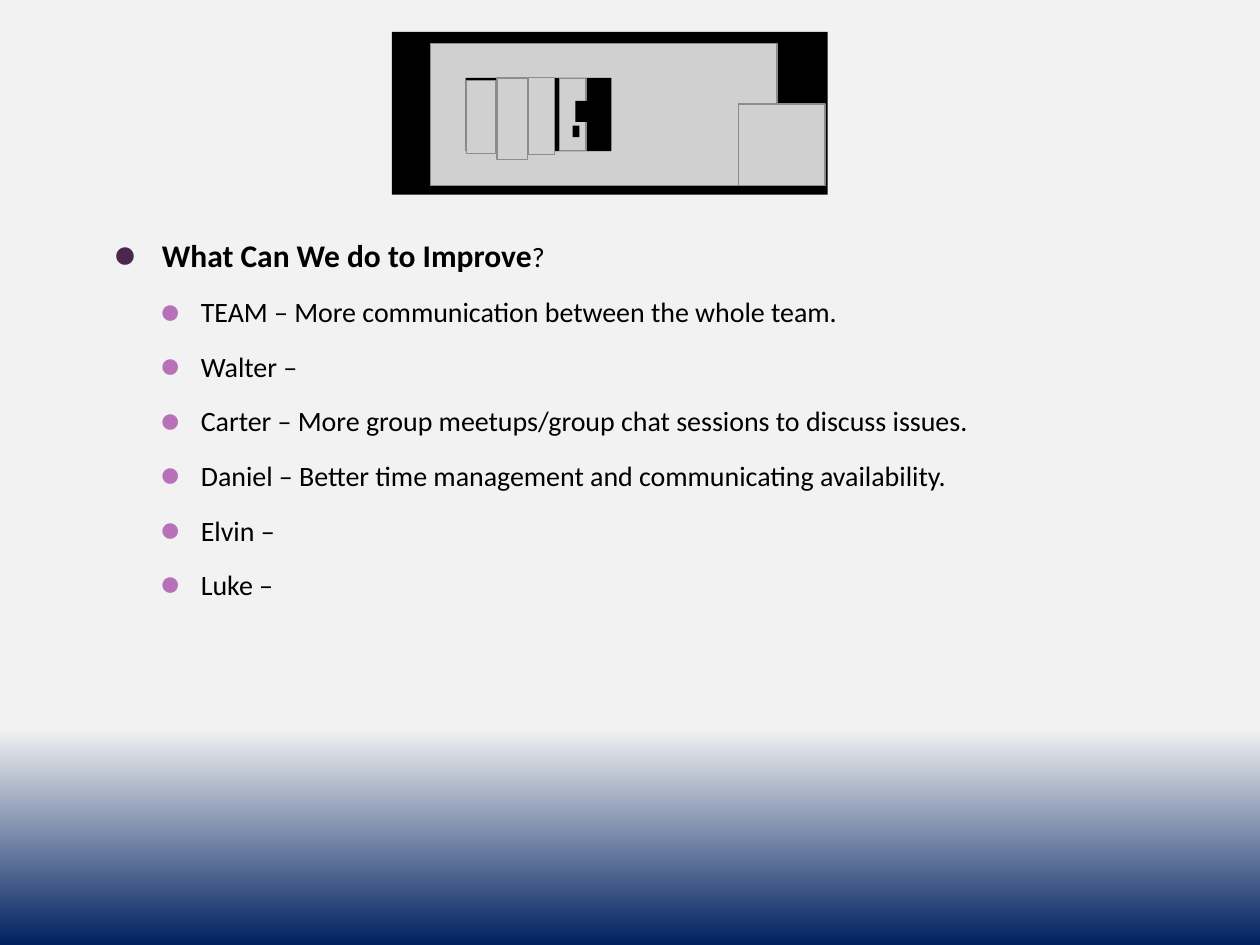
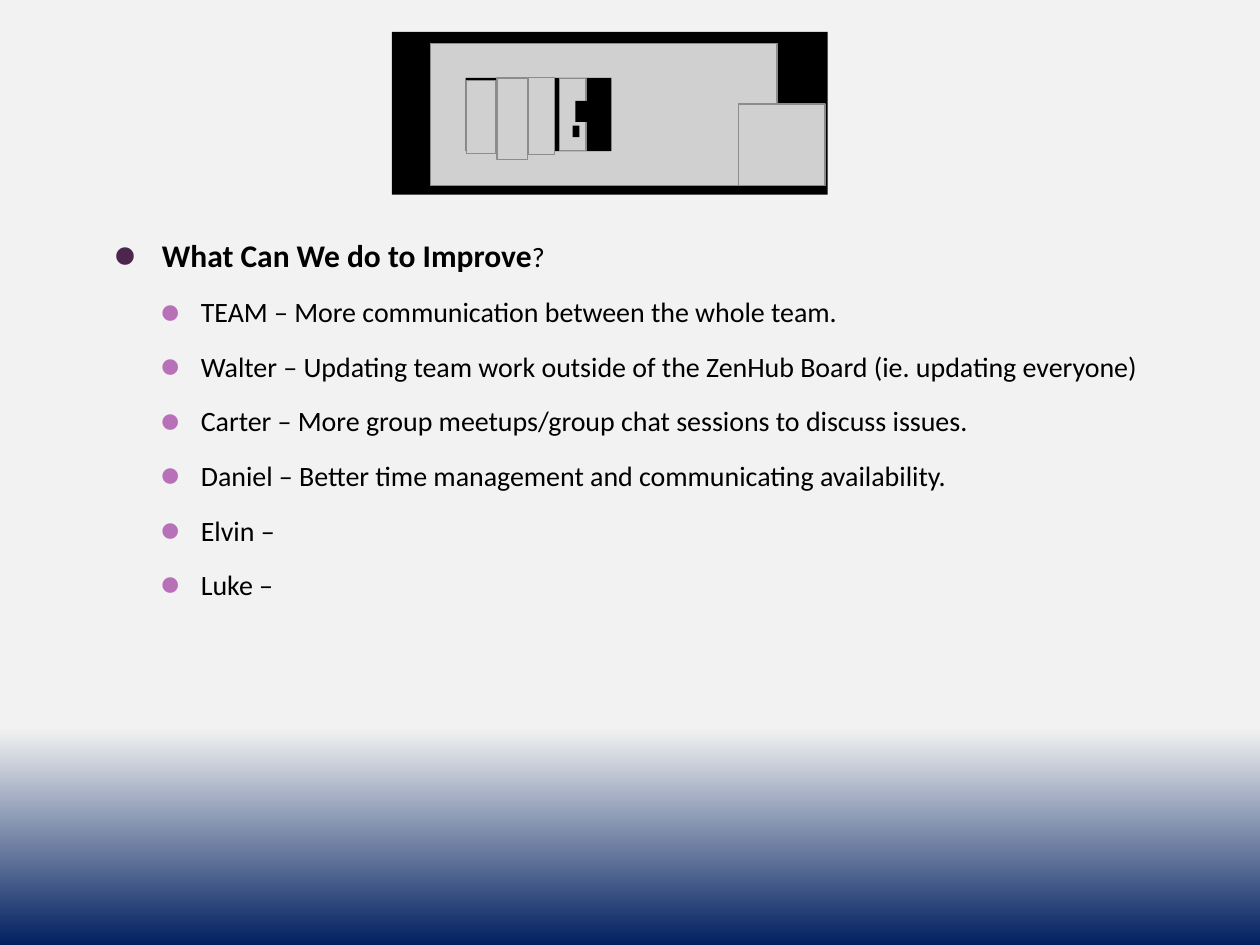
Before and after one commit to cs3398-borgs-bros/JeopardyChamp-Project, a slide deck: slide 3 of docs/Borgs_Retrospective - Sprint 2.pptx. Drawn at 1260x945 pixels with LibreOffice and Linux fonts; fonts in the diff are those of the drawing; grey boxes stand for pictures. Boxes give left, top, right and bottom in pixels: in the first picture for what was removed or moved away, otherwise in the second. Text is boxed around its words. In the diff, an @@ line names an element or a change of style, - is before the commit and + after.

```diff
--- a/docs/Borgs_Retrospective - Sprint 2.pptx
+++ b/docs/Borgs_Retrospective - Sprint 2.pptx
@@ text at bbox=[201, 356, 1137, 382]: text changed @@
-    ⚫ Walter –
+    ⚫ Walter – Updating team work outside of the ZenHub Board (ie. updating everyone)
```
Also in this commit, not shown: 1 other slide changed.
